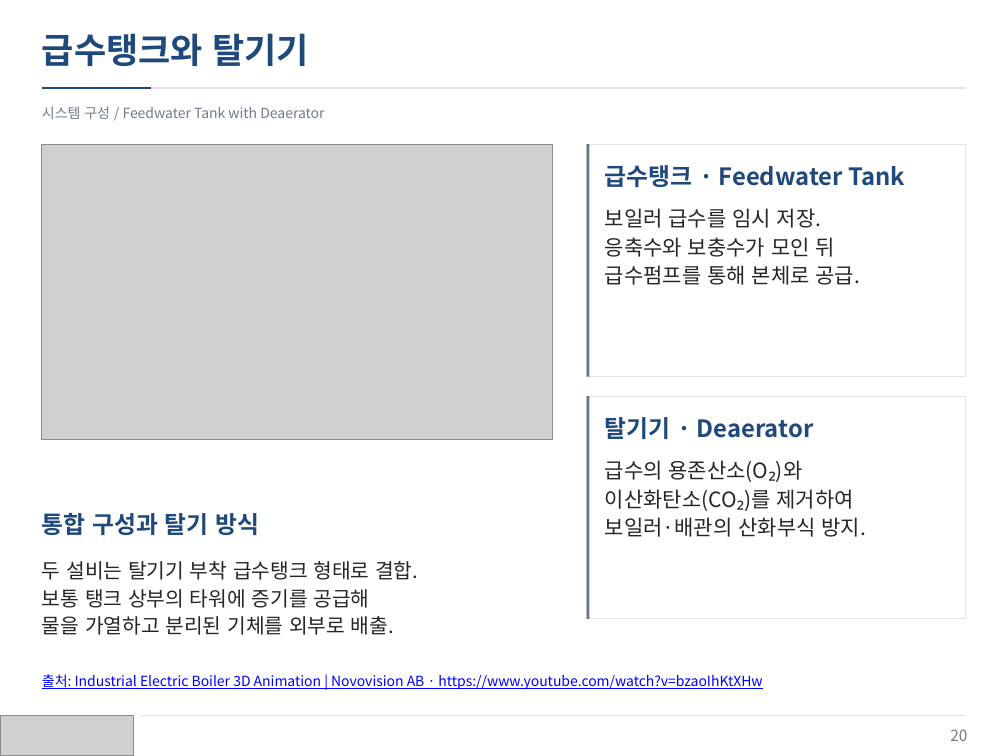
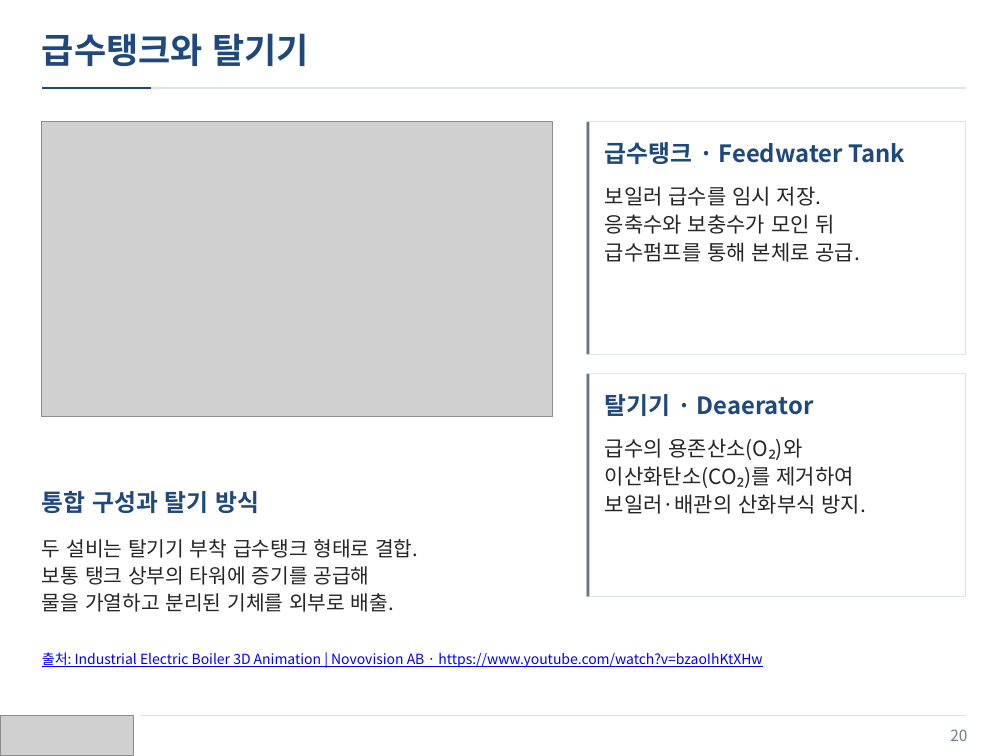
Before and after one commit to jskang5000-arch/my-PPT, a slide deck: slide 20 of KITECH_Boiler.pptx. Drawn at 1008x756 pixels with LibreOffice and Linux fonts; fonts in the diff are those of the drawing; grey boxes stand for pictures. Boxes give left, top, right and bottom in pixels: in the first picture for what was removed or moved away, otherwise in the second. Text is boxed around its words. In the diff, an @@ line names an element or a change of style, - is before the commit and + after.

Commit message:
Remove subtitles and refine spacing in 4:3 layout

```diff
--- a/KITECH_Boiler.pptx
+++ b/KITECH_Boiler.pptx
@@ text removed at (x1=42, y1=106, x2=324, y2=119) @@
-시스템 구성 / Feedwater Tank with Deaerator
@@ text "보일러 급수를 임시 저장." moved from (x1=605, y1=208, x2=860, y2=285) to (x1=605, y1=186, x2=860, y2=262) @@
@@ 5 texts, 4 rectangles, 1 picture moved together from (x1=42, y1=144, x2=966, y2=690) to (x1=42, y1=122, x2=966, y2=668) @@
@@ text "급수의 용존산소(O₂)와" moved from (x1=605, y1=460, x2=867, y2=537) to (x1=605, y1=438, x2=867, y2=514) @@
```
Also in this commit, not shown: 33 other slides changed.
